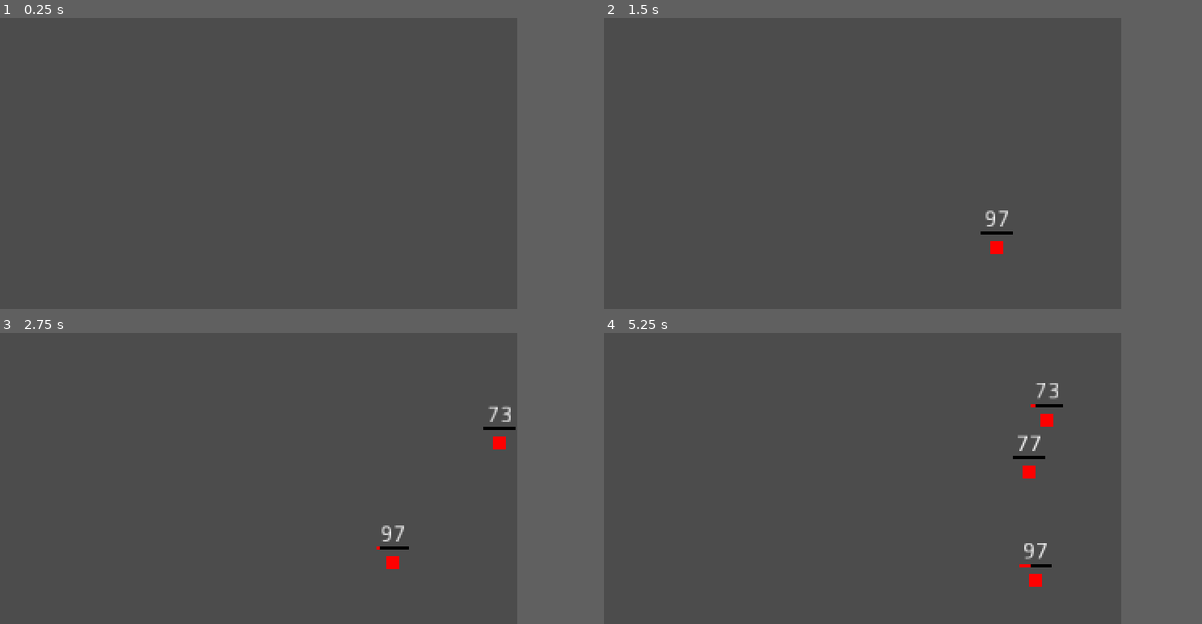
Above: before the commit, frames 1-4 (two rows, left to right).
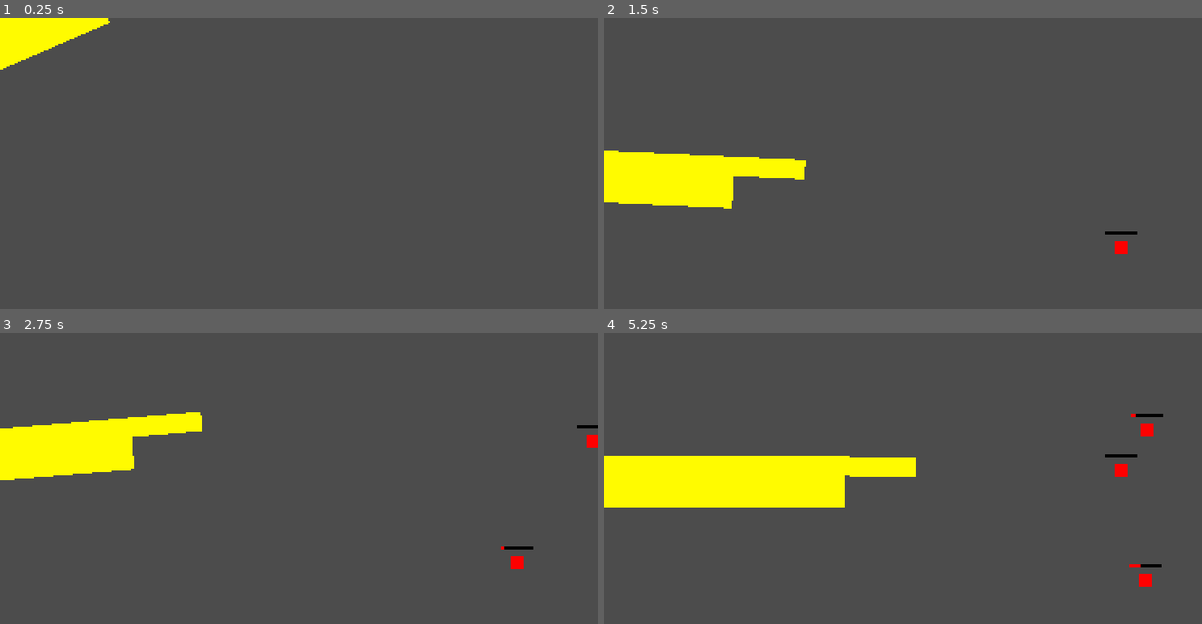
Above: after the commit, the same moments.

Repository: mOtHNOg/Godot-Wild-Jam--35
Game: Godot game, scene res://scenes/Mouth.tscn
Two runs of this game, one before a commit and one after it. Both use one fixed random seed, a clock stepped at 60 frames per second and the inputs below.
Inputs (mouse positions are in pixels of both pictures, inside the frame that each line leads up to):
- Up to frame 1 (0.25 s): no input
- Up to frame 2 (1.5 s): move the mouse to (974, 148) at 0.52 s; hold Right (right) 0.53-1.28 s; click (974, 148) at 0.6 s; move the mouse to (759, 178) at 1.27 s; hold Down (down) from 1.28 s (still down); click (759, 178) at 1.35 s
- Up to frame 3 (2.75 s): tap Enter at 2 s; move the mouse to (310, 414) at 2.02 s; release Down (down) at 2.03 s; hold Right (right) from 2.03 s (still down); click (310, 414) at 2.1 s
- Up to frame 4 (5.25 s): move the mouse to (837, 536) at 2.77 s; release Right (right) at 2.78 s; hold W (up) 2.78-3.53 s; click (837, 536) at 2.85 s; move the mouse to (1016, 522) at 3.52 s; hold A (left) 3.53-5.03 s; click (1016, 522) at 3.6 s; move the mouse to (705, 434) at 4.27 s; click (705, 434) at 4.35 s; move the mouse to (891, 478) at 5.02 s; hold Down (down) from 5.03 s (still down); click (891, 478) at 5.1 s
In our replay, the window is 640x360 before the commit and 740x360 after it. These sizes can differ from the game's own. Grey fills any space a smaller window leaves; there, only what the larger window draws over its background counts as a difference.

The runs differ from the first frame. In frame 1, 1.8% of the frame differs, in the area x 0-19%, y 0-18%; in frame 2, 5.1%; in frame 3, 5.5%; in frame 4, 9.2%, in the area x 0-94%, y 17-88%.

Commit message:
finger retracts when collides with bacteria

Diff:
--- a/project.godot
+++ b/project.godot
@@ -9,12 +9,18 @@
 config_version=4
 
 _global_script_classes=[ {
+"base": "Area2D",
+"class": "Bacteria",
+"language": "GDScript",
+"path": "res://scripts/Bacteria.gd"
+}, {
 "base": "KinematicBody2D",
 "class": "MovingObject",
 "language": "GDScript",
 "path": "res://scripts/MovingArea2D.gd"
 } ]
 _global_script_class_icons={
+"Bacteria": "",
 "MovingObject": ""
 }
 
@@ -30,10 +36,10 @@
 
 [display]
 
-window/size/width=320
+window/size/width=370
 window/size/height=180
 window/size/resizable=false
-window/size/test_width=960
+window/size/test_width=1110
 window/size/test_height=540
 window/stretch/mode="viewport"
 window/stretch/aspect="keep"
@@ -80,6 +86,7 @@
 
 [physics]
 
+common/physics_fps=120
 common/enable_pause_aware_picking=true
 
 [rendering]
--- a/scenes/Arm.tscn
+++ b/scenes/Arm.tscn
@@ -24,8 +24,9 @@
 [node name="Polygon2D" type="Polygon2D" parent="."]
 position = Vector2( 160, 6 )
 color = Color( 1, 0.984314, 0, 1 )
-polygon = PoolVector2Array( -208, -16, -208, 16, 96, 16, 96, -16 )
+polygon = PoolVector2Array( -354, -16, -354, 16, 96, 16, 96, -16 )
 
 [node name="Tween" type="Tween" parent="."]
 
-[connection signal="tween_all_completed" from="Tween" to="." method="_on_Tween_tween_all_completed"]
+[connection signal="area_entered" from="Finger" to="." method="_on_Finger_area_entered"]
+[connection signal="tween_completed" from="Tween" to="." method="_on_Tween_tween_completed"]
--- a/scenes/Bacteria.tscn
+++ b/scenes/Bacteria.tscn
@@ -13,7 +13,7 @@
 
 [node name="Bacteria" type="Area2D"]
 script = ExtResource( 1 )
-move_area_boundaries = [ Vector2( 0, 0 ), Vector2( 320, 180 ) ]
+move_area_boundaries = [ Vector2( 160, 0 ), Vector2( 370, 180 ) ]
 
 [node name="Polygon2D" type="Polygon2D" parent="."]
 color = Color( 1, 0, 0, 1 )
@@ -50,6 +50,7 @@
 }
 
 [node name="Label" type="Label" parent="."]
+visible = false
 margin_left = -20.0
 margin_top = -24.0
 margin_right = 20.0
--- a/scenes/Mouth.tscn
+++ b/scenes/Mouth.tscn
@@ -1,9 +1,14 @@
-[gd_scene load_steps=2 format=2]
+[gd_scene load_steps=3 format=2]
 
 [ext_resource path="res://scenes/BacteriaSpawner.tscn" type="PackedScene" id=1]
+[ext_resource path="res://scenes/Arm.tscn" type="PackedScene" id=2]
 
 [node name="Mouth" type="Node"]
 
 [node name="BacteriaSpawner" parent="." instance=ExtResource( 1 )]
-position = Vector2( 360, 90 )
+position = Vector2( 416, 90 )
+min_spawn_time = 1
+max_spawn_time = 3
 auto_start = true
+
+[node name="Arm" parent="." instance=ExtResource( 2 )]
--- a/scripts/Arm.gd
+++ b/scripts/Arm.gd
@@ -5,14 +5,14 @@
 onready var finger = $Finger
 
 const rotation_speed = 10
-const poke_distance = 160
 const arm_extend_time = 0.083
 const arm_retract_speed = 7
+const additional_extend_distance = 10
 const retracted_distance_to_rest_pos = 7
 
 var rest_pos = position
 var extending: bool = false
-const poke_buffer_time = 28
+const poke_buffer_time = 20
 var poke_buffer_time_left = 0
 
 var mouse_pos: Vector2
@@ -37,7 +37,6 @@
 
 		# if you click while not retracted you will buffer a poke for once you are retracted
 		else:
-			print("hello")
 			poke_buffer_time_left = poke_buffer_time
 
 	if poke_buffer_time_left > 0:
@@ -48,18 +47,27 @@
 			poke_buffer_time_left = 0
 			poke()
 
-
 	if extending == false:
 		position = lerp(position, rest_pos, arm_retract_speed * delta)
 
 func poke() -> void:
 	extending = true
 
-	var extended_position: Vector2 = rest_pos + direction_to_mouse_pos * finger.global_position.distance_to(mouse_pos)
+	var extended_position: Vector2 = rest_pos + direction_to_mouse_pos * ( finger.global_position.distance_to(mouse_pos) + additional_extend_distance )
+	tween.remove_all()
 	tween.interpolate_property(self, "position",
 		position, extended_position, arm_extend_time,
 		Tween.TRANS_SINE, Tween.EASE_IN_OUT)
 	tween.start()
 
-func _on_Tween_tween_all_completed():
+func stop_poke() -> void:
+	tween.stop_all()
 	extending = false
+
+func _on_Tween_tween_completed(object, key):
+	extending = false
+
+
+func _on_Finger_area_entered(area):
+	if area is Bacteria:
+		stop_poke()
--- a/scripts/Bacteria.gd
+++ b/scripts/Bacteria.gd
@@ -1,4 +1,5 @@
 extends Area2D
+class_name Bacteria
 
 # node references (just for fun)
 onready var explode_timer_delay = $Timers/ExplodeStartDelay
--- a/scripts/BacteriaSpawner.gd
+++ b/scripts/BacteriaSpawner.gd
@@ -6,8 +6,8 @@
 
 const Bacteria = preload("res://scenes/Bacteria.tscn")
 
-const min_spawn_time = 1
-const max_spawn_time = 3
+export var min_spawn_time: int
+export var max_spawn_time: int
 
 export var auto_start: bool = false
 
